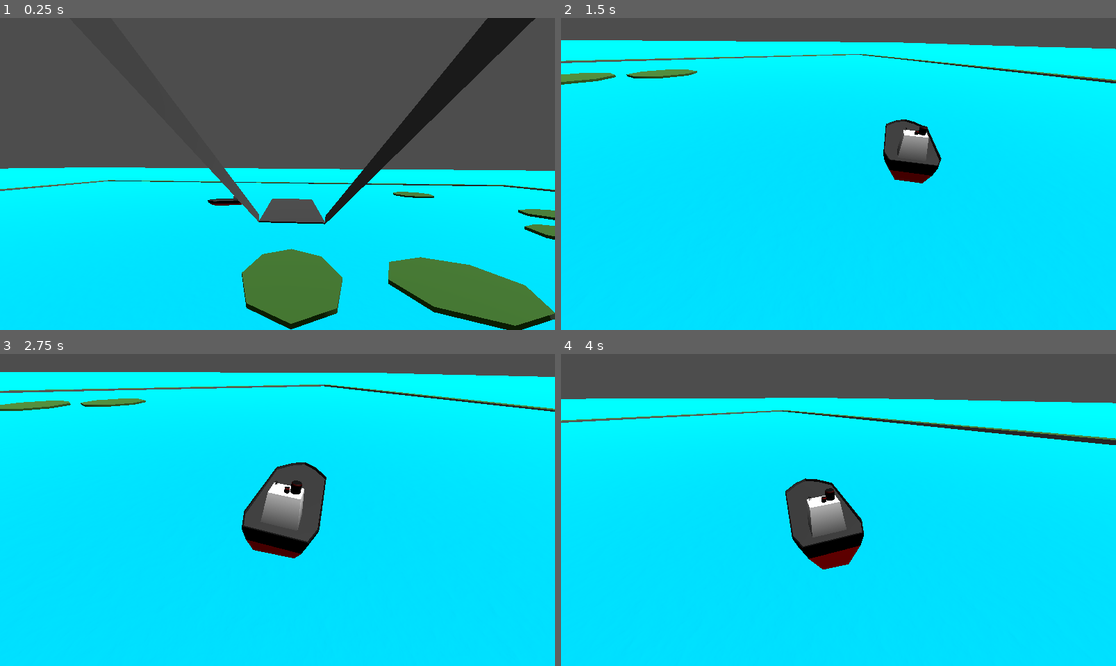
Above: before the commit, frames 1-4 (two rows, left to right).
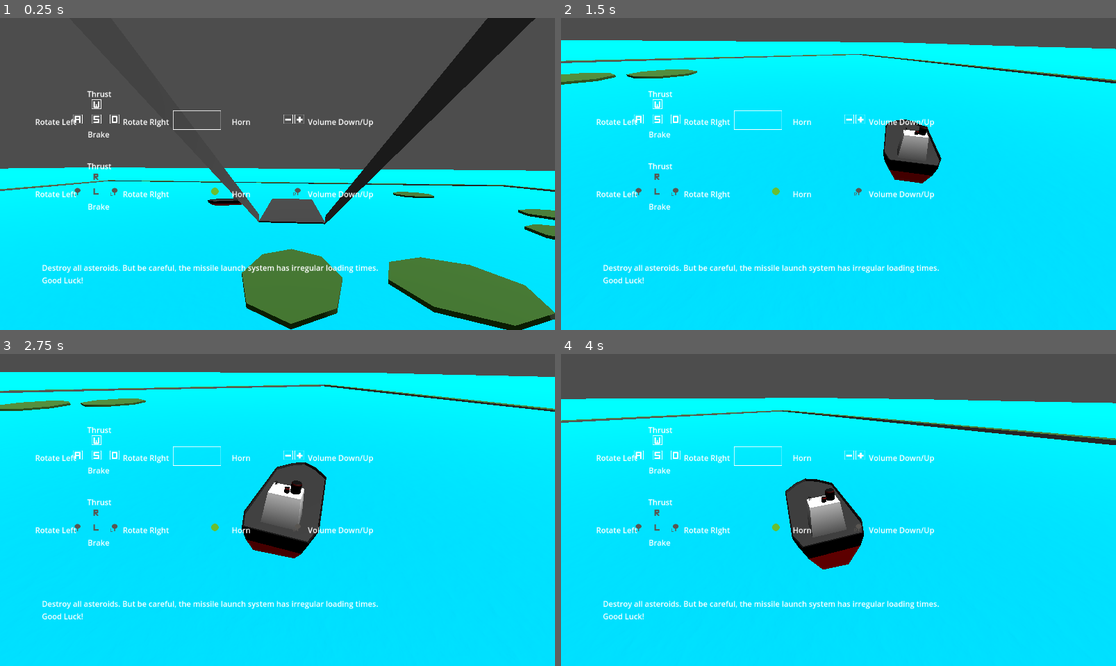
Above: after the commit, the same moments.

Repository: savenger/shipped
Game: Godot game, scene res://level/game.tscn
The game is run twice, just before and just after one commit, with the same random seed, the same clock (stepped at 60 frames per second) and the same inputs.
Inputs:
- Up to frame 1 (0.25 s): no input
- Up to frame 2 (1.5 s): tap Enter at 0.5 s; hold D (Turn Right) 0.53-1.28 s; tap C at 0.6, 1.35 s; hold A (Turn Left) from 1.28 s (still down)
- Up to frame 3 (2.75 s): release A (Turn Left) at 2.03 s; hold D (Turn Right) from 2.03 s (still down); tap C at 2.1 s
- Up to frame 4 (4 s): release D (Turn Right) at 2.78 s; hold W (Thrust) 2.78-3.53 s; tap C at 2.85, 3.6 s; hold A (Turn Left) from 3.53 s (still down)

The runs differ from the first frame. In frame 1, 2.0% of the frame differs, in the area x 6-69%, y 23-86%; in frame 2, 2.0%; in frame 3, 2.0%; in frame 4, 2.0%.

Commit message:
added help text for keys and intro

Diff:
--- /dev/null
+++ b/level/HUD.gd
@@ -0,0 +1,20 @@
+extends CanvasLayer
+
+func ready():
+	$TimerShowGameOver.connect("timeout", Callable(self, "_on_TimerShowGameOver_timeout").bind(Globals.game_is_over))
+
+func start_over():
+	$GameOver.visible = false
+	$StartOver.visible = false
+
+func show_game_over_label():
+	print("show_game_over_label")
+	$TimerShowGameOver.start()
+
+func _on_TimerShowGameOver_timeout():
+	print("show_game_over_label - for real i guess.... " + str(Globals.game_is_over))
+	if $GameOver.visible and Globals.game_is_over:
+		$StartOver.visible = Globals.game_is_over
+	$GameOver.visible = Globals.game_is_over
+	if Globals.game_is_over and not $StartOver.visible:
+		$TimerShowGameOver.start()
--- /dev/null
+++ b/level/HUD.tscn
@@ -0,0 +1,30 @@
+[gd_scene load_steps=2 format=3 uid="uid://bkew66bfpvxfn"]
+
+[ext_resource type="Script" path="res://level/HUD.gd" id="1"]
+
+[node name="HUD" type="CanvasLayer"]
+script = ExtResource("1")
+
+[node name="Score" type="RichTextLabel" parent="."]
+anchors_preset = -1
+anchor_right = 0.505
+text = "0"
+scroll_active = false
+
+[node name="GameOver" type="RichTextLabel" parent="."]
+visible = false
+anchors_preset = -1
+anchor_right = 0.505
+text = "Game Over
+- press 'shoot' to start over -"
+scroll_active = false
+
+[node name="StartOver" type="RichTextLabel" parent="."]
+visible = false
+text = " - press 'shoot' to restart"
+scroll_active = false
+
+[node name="TimerShowGameOver" type="Timer" parent="."]
+one_shot = true
+
+[connection signal="timeout" from="TimerShowGameOver" to="." method="_on_TimerShowGameOver_timeout"]
--- /dev/null
+++ b/level/Keys.tscn
@@ -0,0 +1,216 @@
+[gd_scene load_steps=14 format=3 uid="uid://dioyfdulmrmxj"]
+
+[ext_resource type="Script" path="res://Scripts/HUD.gd" id="1"]
+[ext_resource type="Texture2D" uid="uid://pcamcrsxgc5s" path="res://assets/key_minus.png" id="2"]
+[ext_resource type="Texture2D" uid="uid://b3bnrmc4vypp4" path="res://assets/key_a.png" id="3"]
+[ext_resource type="Texture2D" uid="uid://kkawupftbnms" path="res://assets/stick_l.png" id="4"]
+[ext_resource type="Texture2D" uid="uid://brhc26ecgmci1" path="res://assets/key_s.png" id="5"]
+[ext_resource type="Texture2D" uid="uid://bkpln8g1o2lmo" path="res://assets/key_w.png" id="6"]
+[ext_resource type="Texture2D" uid="uid://dntrtfrust4ln" path="res://assets/key_d.png" id="7"]
+[ext_resource type="Texture2D" uid="uid://b3xd5ji18x5ew" path="res://assets/key_space.png" id="8"]
+[ext_resource type="Texture2D" uid="uid://tk8f44ursm86" path="res://assets/btn_l.png" id="9"]
+[ext_resource type="Texture2D" uid="uid://cqjf8k8tsyqtp" path="res://assets/btn_shoot.png" id="10"]
+[ext_resource type="Texture2D" uid="uid://dqpox5c70f03a" path="res://assets/stick_r.png" id="11"]
+[ext_resource type="Texture2D" uid="uid://3voaeqtpcskc" path="res://assets/btn_r.png" id="12"]
+[ext_resource type="Texture2D" uid="uid://cddvq08sghke2" path="res://assets/key_plus.png" id="13"]
+
+[node name="Keys" type="CanvasLayer"]
+script = ExtResource("1")
+
+[node name="Keys" type="Node" parent="."]
+
+[node name="W" type="TextureRect" parent="Keys"]
+offset_left = 190.0
+offset_top = 169.0
+offset_right = 210.0
+offset_bottom = 189.0
+texture = ExtResource("6")
+
+[node name="Label" type="Label" parent="Keys"]
+offset_left = 181.0
+offset_top = 146.0
+offset_right = 221.0
+offset_bottom = 160.0
+text = "Thrust"
+
+[node name="S" type="TextureRect" parent="Keys"]
+offset_left = 190.0
+offset_top = 200.0
+offset_right = 210.0
+offset_bottom = 220.0
+texture = ExtResource("5")
+
+[node name="Label2" type="Label" parent="Keys"]
+offset_left = 182.0
+offset_top = 230.0
+offset_right = 222.0
+offset_bottom = 244.0
+text = "Brake"
+
+[node name="A" type="TextureRect" parent="Keys"]
+offset_left = 151.0
+offset_top = 200.0
+offset_right = 171.0
+offset_bottom = 220.0
+pivot_offset = Vector2(10, 10)
+texture = ExtResource("3")
+
+[node name="Label3" type="Label" parent="Keys"]
+offset_left = 73.0
+offset_top = 204.0
+offset_right = 142.0
+offset_bottom = 218.0
+text = "Rotate Left"
+
+[node name="D" type="TextureRect" parent="Keys"]
+offset_left = 228.0
+offset_top = 200.0
+offset_right = 248.0
+offset_bottom = 220.0
+pivot_offset = Vector2(10, 10)
+texture = ExtResource("7")
+
+[node name="Label4" type="Label" parent="Keys"]
+offset_left = 255.0
+offset_top = 204.0
+offset_right = 333.0
+offset_bottom = 218.0
+text = "Rotate RIght"
+
+[node name="D2" type="TextureRect" parent="Keys"]
+offset_left = 359.0
+offset_top = 192.0
+offset_right = 459.0
+offset_bottom = 232.0
+pivot_offset = Vector2(10, 10)
+texture = ExtResource("8")
+
+[node name="Label5" type="Label" parent="Keys"]
+offset_left = 481.0
+offset_top = 204.0
+offset_right = 559.0
+offset_bottom = 218.0
+text = "Horn"
+
+[node name="D3" type="TextureRect" parent="Keys"]
+offset_left = 612.0
+offset_top = 200.0
+offset_right = 632.0
+offset_bottom = 220.0
+pivot_offset = Vector2(10, 10)
+texture = ExtResource("13")
+
+[node name="Label6" type="Label" parent="Keys"]
+offset_left = 639.0
+offset_top = 204.0
+offset_right = 717.0
+offset_bottom = 218.0
+text = "Volume Down/Up"
+
+[node name="D4" type="TextureRect" parent="Keys"]
+offset_left = 588.0
+offset_top = 200.0
+offset_right = 608.0
+offset_bottom = 220.0
+pivot_offset = Vector2(10, 10)
+texture = ExtResource("2")
+
+[node name="Buttons" type="Node" parent="."]
+
+[node name="W" type="TextureRect" parent="Buttons"]
+offset_left = 190.0
+offset_top = 319.0
+offset_right = 210.0
+offset_bottom = 339.0
+texture = ExtResource("12")
+
+[node name="Label" type="Label" parent="Buttons"]
+offset_left = 181.0
+offset_top = 296.0
+offset_right = 221.0
+offset_bottom = 310.0
+text = "Thrust"
+
+[node name="S" type="TextureRect" parent="Buttons"]
+offset_left = 190.0
+offset_top = 350.0
+offset_right = 210.0
+offset_bottom = 370.0
+texture = ExtResource("9")
+
+[node name="Label2" type="Label" parent="Buttons"]
+offset_left = 182.0
+offset_top = 380.0
+offset_right = 222.0
+offset_bottom = 394.0
+text = "Brake"
+
+[node name="A" type="TextureRect" parent="Buttons"]
+offset_left = 151.0
+offset_top = 350.0
+offset_right = 171.0
+offset_bottom = 370.0
+pivot_offset = Vector2(10, 10)
+texture = ExtResource("4")
+
+[node name="Label3" type="Label" parent="Buttons"]
+offset_left = 73.0
+offset_top = 354.0
+offset_right = 142.0
+offset_bottom = 368.0
+text = "Rotate Left"
+
+[node name="D" type="TextureRect" parent="Buttons"]
+offset_left = 228.0
+offset_top = 350.0
+offset_right = 248.0
+offset_bottom = 370.0
+pivot_offset = Vector2(10, 10)
+texture = ExtResource("4")
+
+[node name="Label4" type="Label" parent="Buttons"]
+offset_left = 255.0
+offset_top = 354.0
+offset_right = 333.0
+offset_bottom = 368.0
+text = "Rotate RIght"
+
+[node name="D2" type="TextureRect" parent="Buttons"]
+offset_left = 436.0
+offset_top = 350.0
+offset_right = 456.0
+offset_bottom = 370.0
+pivot_offset = Vector2(10, 10)
+texture = ExtResource("10")
+
+[node name="Label5" type="Label" parent="Buttons"]
+offset_left = 481.0
+offset_top = 354.0
+offset_right = 559.0
+offset_bottom = 368.0
+text = "Horn"
+
+[node name="Label6" type="Label" parent="Buttons"]
+offset_left = 639.0
+offset_top = 354.0
+offset_right = 751.0
+offset_bottom = 368.0
+text = "Volume Down/Up"
+
+[node name="D4" type="TextureRect" parent="Buttons"]
+offset_left = 608.0
+offset_top = 350.0
+offset_right = 628.0
+offset_bottom = 370.0
+pivot_offset = Vector2(10, 10)
+texture = ExtResource("11")
+
+[node name="Instructions" type="Node" parent="."]
+
+[node name="Label" type="Label" parent="Instructions"]
+offset_left = 87.0
+offset_top = 507.0
+offset_right = 127.0
+offset_bottom = 521.0
+text = "Destroy all asteroids. But be careful, the missile launch system has irregular loading times.
+Good Luck!"
--- a/level/game.gd
+++ b/level/game.gd
@@ -2,6 +2,11 @@
 
 var rnd := RandomNumberGenerator.new()
 var last_index = 0
+
+var base_volume : int = 0
+var music_volume : int = -20
+
+var keys = preload("res://level/Keys.tscn").instantiate()
 
 # Called when the node enters the scene tree for the first time.
 func _ready():
@@ -11,6 +16,13 @@
 	$ship.connect("die", _on_die)
 	var cams: Array = CameraManager.get_cameras()
 	CameraManager.set_current_camera(cams[0])
+	add_child(keys)
+	var timer = Timer.new()
+	add_child(timer)
+	timer.connect("timeout", Callable(self, "hide_keys"))
+	timer.one_shot = true
+	timer.wait_time = 5
+	timer.start()
 
 func get_random_destination_position():
 	var new_index = last_index
@@ -24,10 +36,22 @@
 	print("delivered some goods")
 	$destination.position = get_random_destination_position()
 
+func adjust_volume(base_volume):
+	get_parent().get_node("AudioStreamPlayer").volume_db = music_volume + base_volume
+
 # Called every frame. 'delta' is the elapsed time since the previous frame.
 func _process(_delta):
-	pass
+	if Input.is_action_just_released("volume_up"):
+		base_volume +=  5
+		adjust_volume(base_volume)
+	if Input.is_action_just_released("volume_down"):
+		base_volume -=  5
+		adjust_volume(base_volume)
 
 func _on_die(delivered):
 	print("ship sank, you delivered %s goods" % delivered)
 	get_tree().reload_current_scene()
+
+func hide_keys():
+	print("hide_keys")
+	get_node("/root/Game").remove_child(keys)
--- a/level/game.tscn
+++ b/level/game.tscn
@@ -11,6 +11,7 @@
 [ext_resource type="Script" path="res://addons/DynamicCameraSystem/CameraViewpoint.gd" id="7_4x65g"]
 [ext_resource type="PackedScene" uid="uid://cllk52ttqkq0p" path="res://level/cargo_port.tscn" id="9_wjkbu"]
 [ext_resource type="PackedScene" uid="uid://dkng47bn1uykv" path="res://Models/Bridge/bridge_begin.tscn" id="11_dyecb"]
+[ext_resource type="PackedScene" uid="uid://bkew66bfpvxfn" path="res://level/HUD.tscn" id="11_hg3qo"]
 [ext_resource type="PackedScene" uid="uid://bgfbbk3stk57o" path="res://Models/Bridge/bridge_road.tscn" id="12_lojrj"]
 [ext_resource type="PackedScene" uid="uid://cmejtsul38hqv" path="res://Models/Bridge/ground_road.tscn" id="13_qsnl8"]
 
@@ -149,3 +150,7 @@
 
 [node name="GroundRoad" parent="Bridge" instance=ExtResource("13_qsnl8")]
 transform = Transform3D(1, 0, 0, 0, 1, 0, 0, 0, 1, 0, 0, 15)
+
+[node name="HUD" parent="." instance=ExtResource("11_hg3qo")]
+
+[node name="AudioStreamPlayer3D" type="AudioStreamPlayer3D" parent="."]
--- /dev/null
+++ b/level/globals.gd
@@ -0,0 +1,9 @@
+extends Node
+
+var game_is_over : bool = false
+
+var score : int = 0
+
+func scored():
+	score += 1
+	get_node("/root/Game/HUD/Score").text = str(score)
--- a/project.godot
+++ b/project.godot
@@ -19,6 +19,7 @@
 
 CameraManager="*res://addons/DynamicCameraSystem/CameraManager.gd"
 Utils="*res://Utils.gd"
+Globals="*res://level/globals.gd"
 
 [editor_plugins]
 
@@ -46,6 +47,14 @@
 "events": [Object(InputEventKey,"resource_local_to_scene":false,"resource_name":"","device":-1,"window_id":0,"alt_pressed":false,"shift_pressed":false,"ctrl_pressed":false,"meta_pressed":false,"pressed":false,"keycode":0,"physical_keycode":83,"key_label":0,"unicode":115,"echo":false,"script":null)
 ]
 }
+volume_up={
+"deadzone": 0.5,
+"events": []
+}
+volume_down={
+"deadzone": 0.5,
+"events": []
+}
 
 [rendering]
 
Binary file added: assets/btn_l.png
Not shown, added: assets/btn_l.png.import
Binary file added: assets/btn_r.png
Not shown, added: assets/btn_r.png.import
Binary file added: assets/btn_shoot.png
Not shown, added: assets/btn_shoot.png.import
Binary file added: assets/key_a.aseprite
Binary file added: assets/key_a.png
Not shown, added: assets/key_a.png.import
Binary file added: assets/key_d.png
Not shown, added: assets/key_d.png.import
Binary file added: assets/key_minus.png
(and 15 more such lines)
